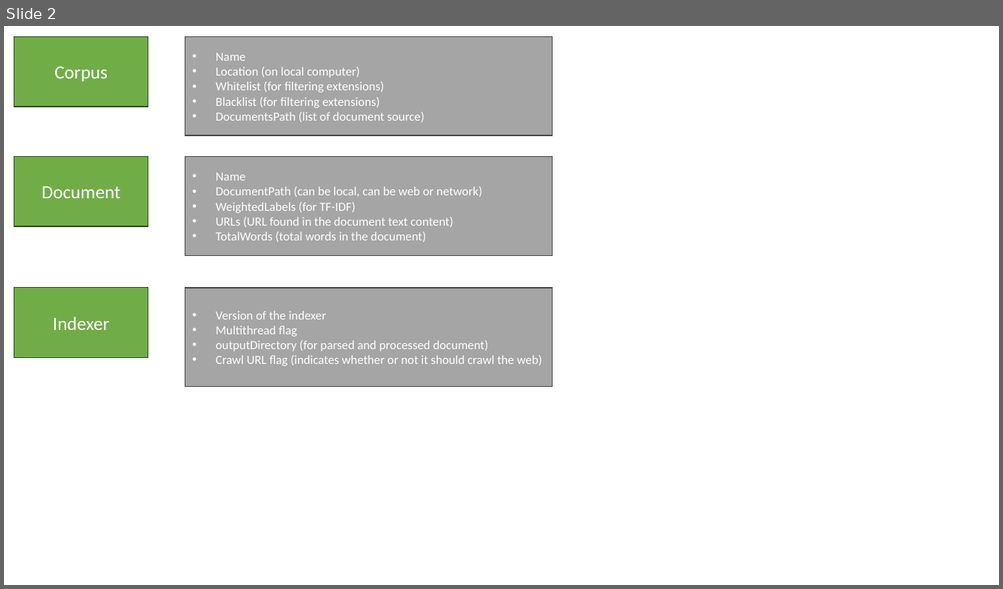
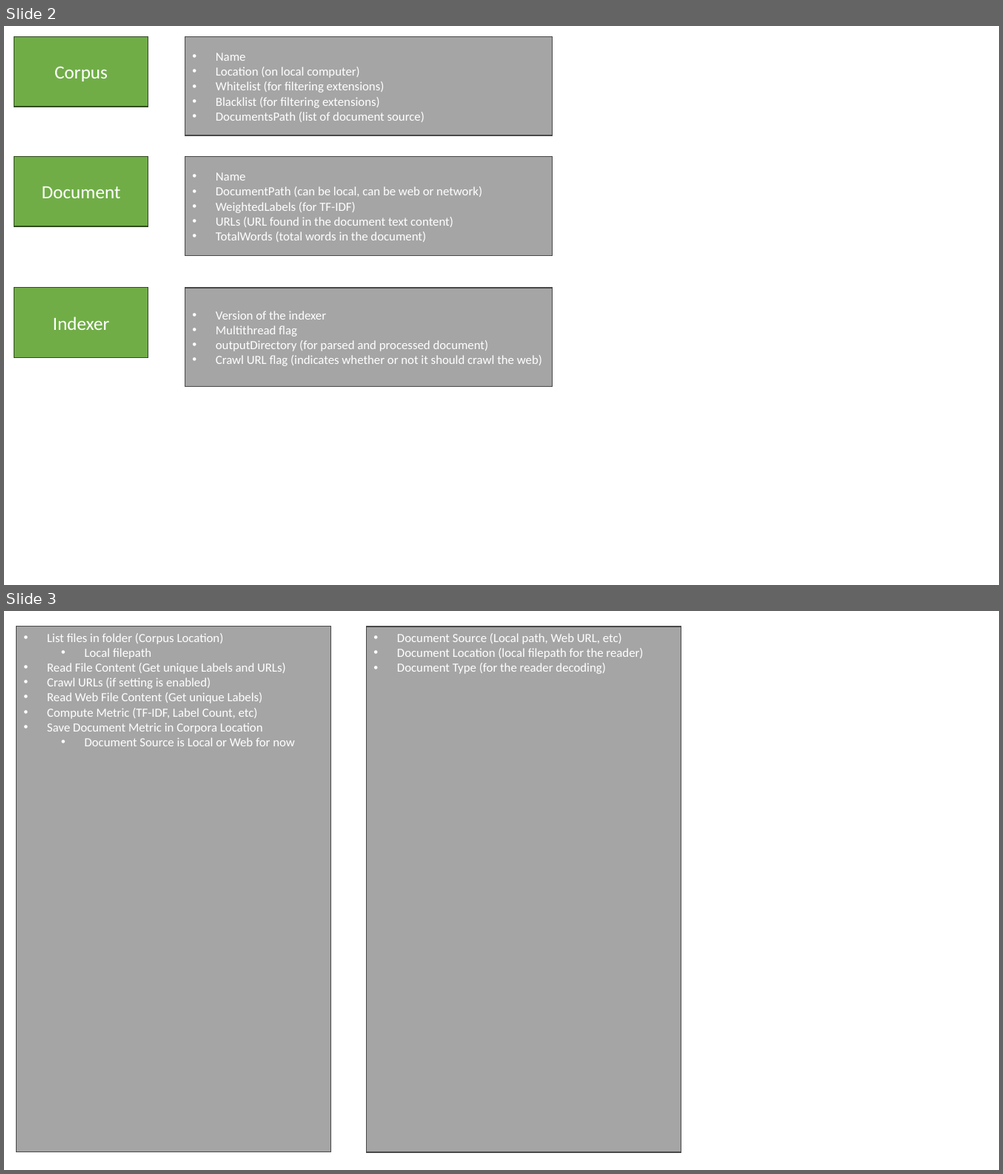
Before and after one commit to Conkerjoey/SearchMaster, a slide deck: help.pptx. Shown one above the other, each under a label of ours: slide 2 before the commit, slides 2 and 3 after it. The pictures are 1003x589 and 1003x1174 pixels, drawn with LibreOffice and Linux fonts; fonts in the diff are those of the drawing. Boxes give left, top, right and bottom in pixels: in the first picture for what was removed or moved away, otherwise in the second. Text is boxed around its words. In the diff, an @@ line names an element or a change of style, - is before the commit and + after.

```diff
--- a/help.pptx
+++ b/help.pptx
@@ slide 3 added at <box>4,611,999,1170</box>, background #FFFFFF @@
@@ rectangle added at <box>17,626,331,1152</box>, fill #A5A5A5, outline #484848 1 pt, 12 pt, text #FFFFFF @@
+• List files in folder (Corpus Location)
+  • Local filepath
+• Read File Content (Get unique Labels and URLs)
+• Crawl URLs (if setting is enabled)
+• Read Web File Content (Get unique Labels)
+• Compute Metric (TF-IDF, Label Count, etc)
+• Save Document Metric in Corpora Location
+  • Document Source is Local or Web for now
@@ rectangle added at <box>367,627,680,1153</box>, fill #A5A5A5, outline #484848 1 pt, 12 pt, text #FFFFFF @@
+• Document Source (Local path, Web URL, etc)
+• Document Location (local filepath for the reader)
+• Document Type (for the reader decoding)
```
Also in this commit, not shown: 38 other files.
